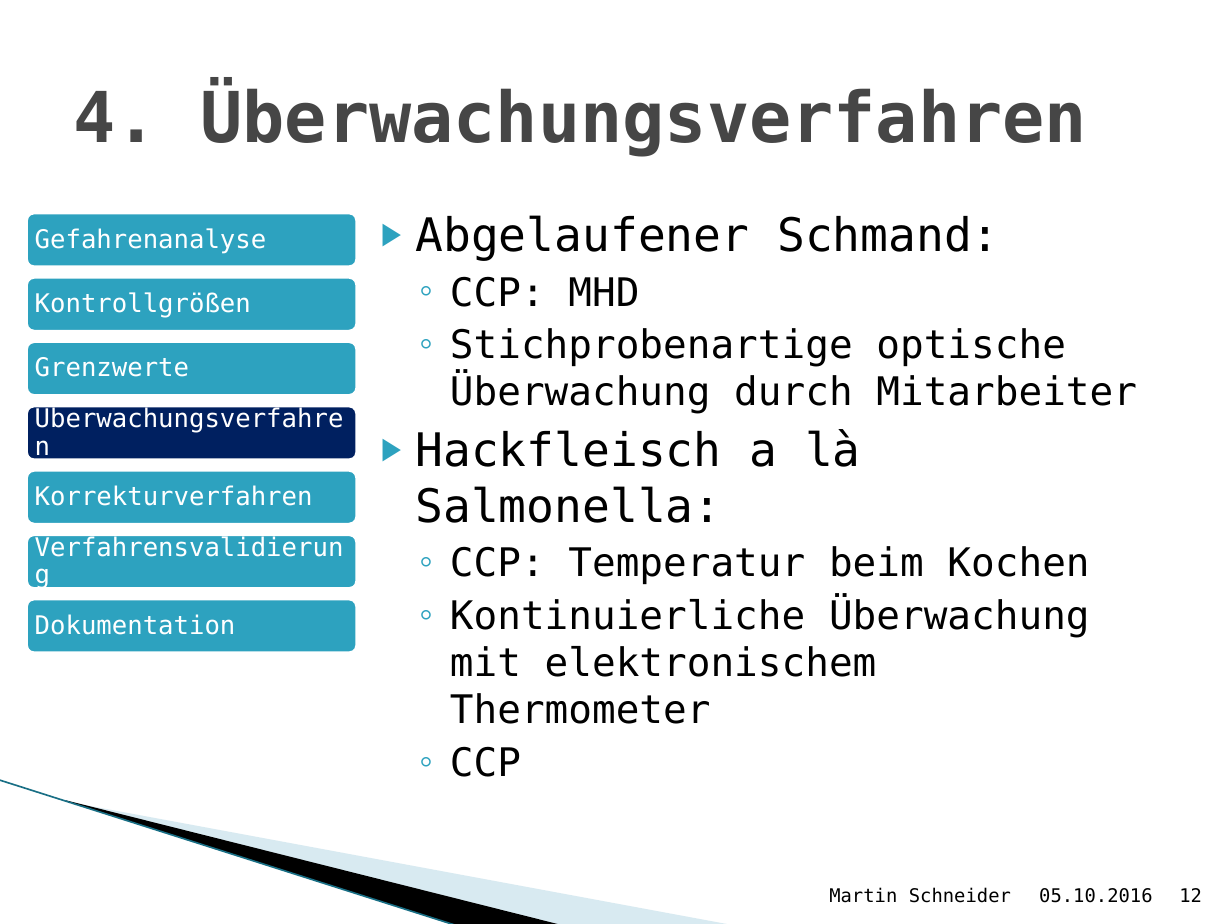
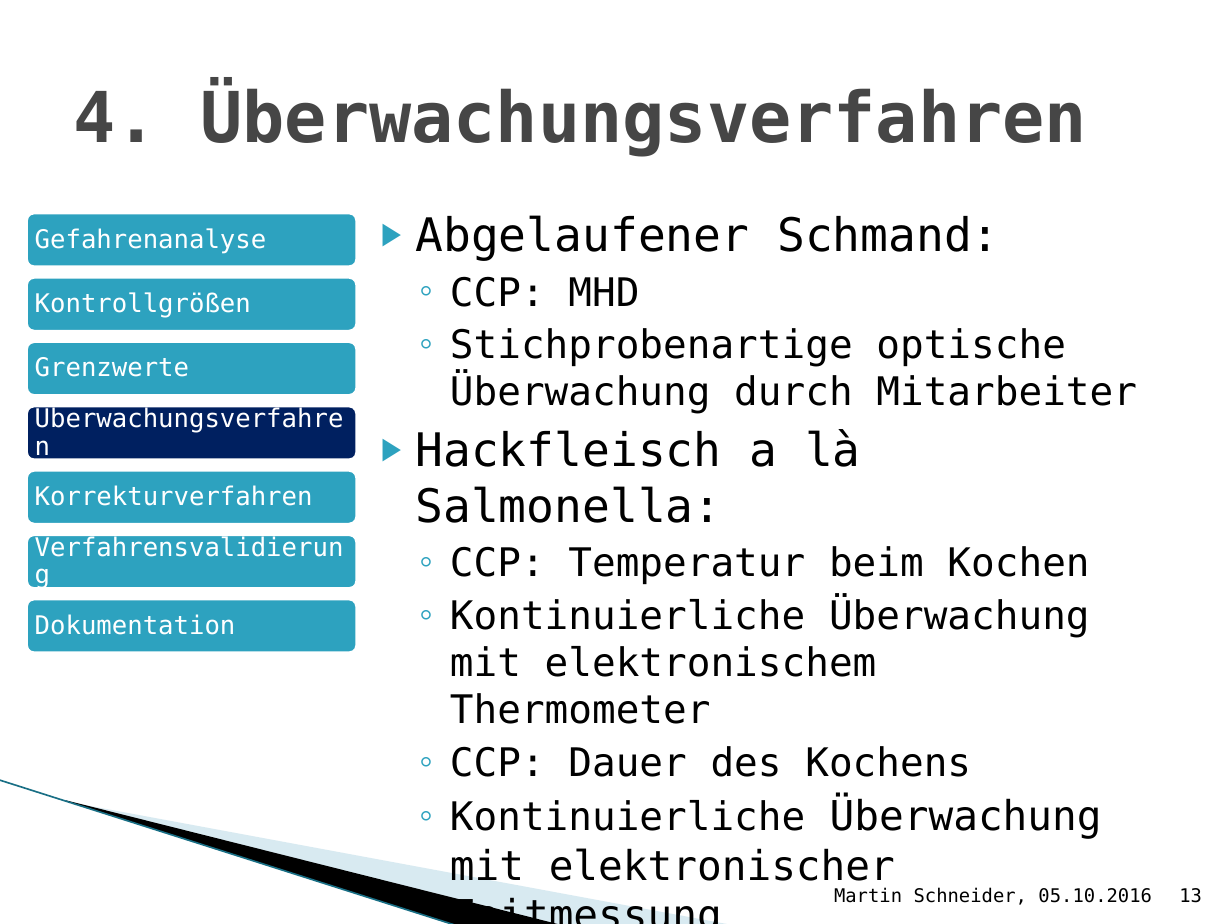
Before and after one commit to Bondzio/Stuff, a slide deck: slide 13 of Recht Vortrag.pptx (slide 12 before the commit). Drawn at 1232x924 pixels with LibreOffice and Linux fonts; fonts in the diff are those of the drawing; background and template pictures are left out. Boxes give left, top, right and bottom in pixels: in the first picture for what was removed or moved away, otherwise in the second. Text is boxed around its words. In the diff, an @@ line names an element or a change of style, - is before the commit and + after.

```diff
--- a/Recht Vortrag.pptx
+++ b/Recht Vortrag.pptx
@@ text at box(450, 746, 1102, 889): text changed; size 23 to 24 pt @@
-  ◦ CCP
+  ◦ CCP: Dauer des Kochens
+  ◦ Kontinuierliche Überwachung mit elektronischer Zeitmessung
@@ text at box(834, 887, 1152, 905): text changed @@
-Martin Schneider
+Martin Schneider, 05.10.2016
@@ page number at box(1179, 888, 1202, 903): text changed @@
-12
+13
```
Also in this commit, not shown: 14 other slides changed, 3 slides added, 4 other files.
